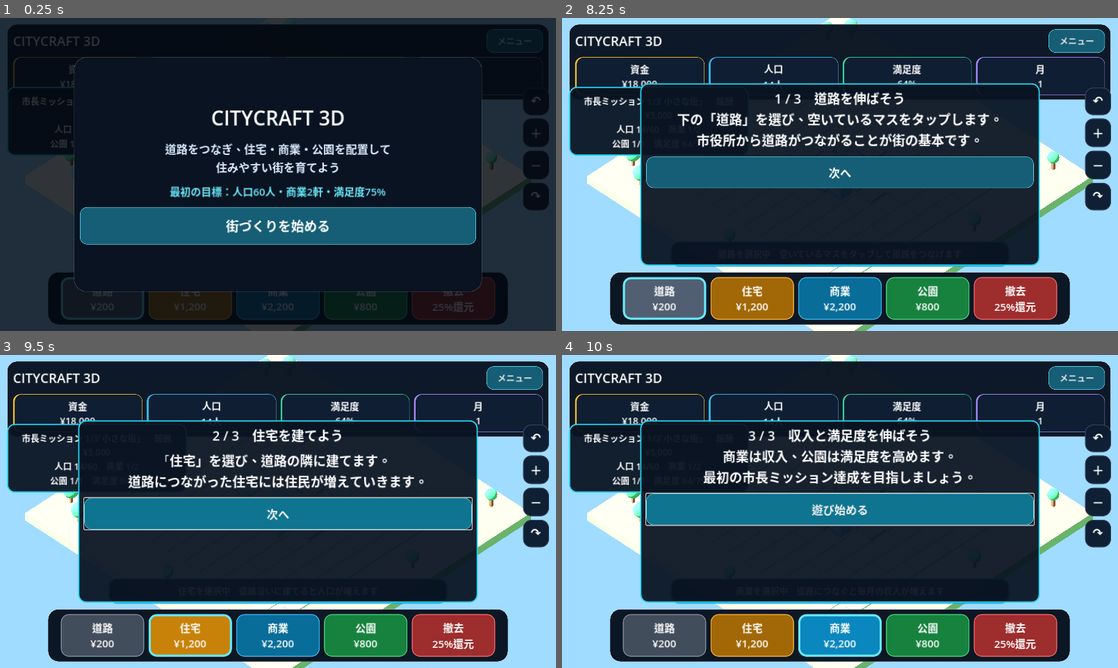
Above: before the commit, frames 1-4 (two rows, left to right).
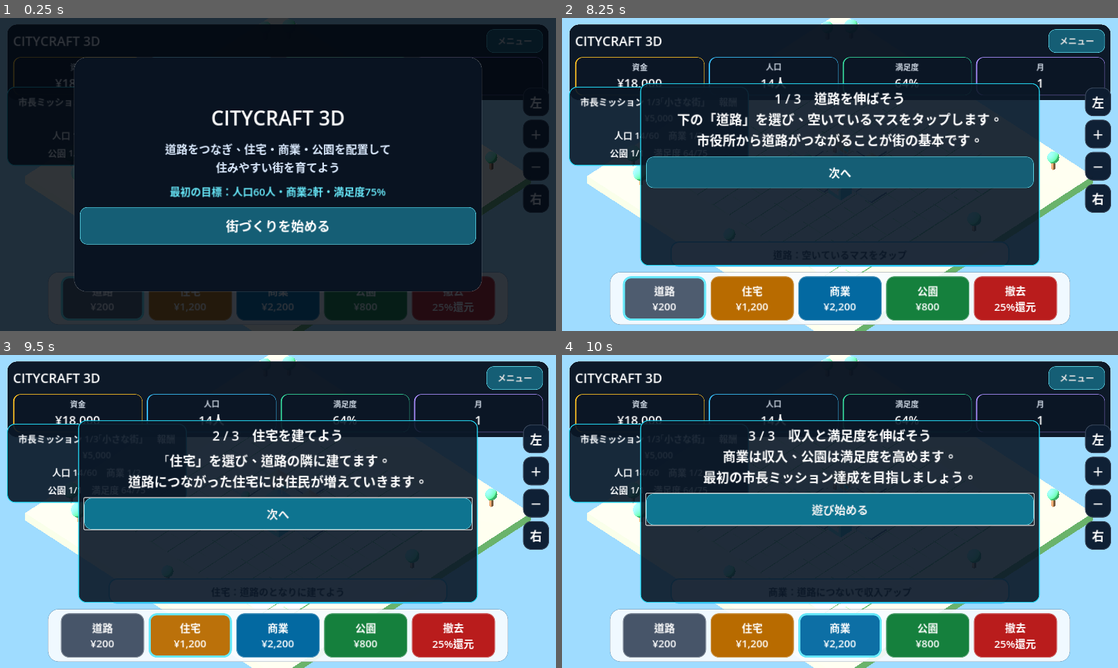
Above: after the commit, the same moments.

Repository: kobitworks/autoai_poc
Game: Godot game, scene res://main.tscn
The game is run twice, just before and just after one commit, with the same random seed, the same clock (stepped at 60 frames per second) and the same inputs.
Inputs:
- Up to frame 1 (0.25 s): no input
- Up to frame 2 (8.25 s): click "↶" (after the commit: "左") at 0.5 s; click "↷" (after the commit: "右") at 1.25 s; click "道路 ¥200" at 2 s; click "住宅 ¥1,200" at 2.75 s; click "商業 ¥2,200" at 3.5 s; click "公園 ¥800" at 4.25 s; click "撤去 25%還元" at 5 s; click "メニュー" at 5.75 s; click "＋" at 6.5 s; click "－" at 7.25 s; click "街づくりを始める" at 8 s
- Up to frame 3 (9.5 s): click "次へ" at 8.75 s
- Up to frame 4 (10 s): click "次へ" at 9.5 s

The runs differ from the first frame. In frame 1, 3.2% of the frame differs, in the area x 1-99%, y 13-98%; in frame 2, 8.9%; in frame 3, 8.8%; in frame 4, 10%, in the area x 1-99%, y 12-98%.

Commit message:
Polish CityCraft mobile typography and panel contrast

Diff:
--- a/p021-game/sources/citycraft-3d-godot/main.gd
+++ b/p021-game/sources/citycraft-3d-godot/main.gd
@@ -585,10 +585,10 @@
 	population_label = _stat_label()
 	happiness_label = _stat_label()
 	month_label = _stat_label()
-	stats_row.add_child(_stat_card(money_label, Color("fbbf24")))
-	stats_row.add_child(_stat_card(population_label, Color("38bdf8")))
-	stats_row.add_child(_stat_card(happiness_label, Color("34d399")))
-	stats_row.add_child(_stat_card(month_label, Color("a78bfa")))
+	stats_row.add_child(_stat_card("資金", money_label, Color("fbbf24")))
+	stats_row.add_child(_stat_card("人口", population_label, Color("38bdf8")))
+	stats_row.add_child(_stat_card("満足度", happiness_label, Color("34d399")))
+	stats_row.add_child(_stat_card("月", month_label, Color("a78bfa")))
 
 	# Compact progress card. It no longer occupies a large block of the playfield.
 	mission_panel = PanelContainer.new()
@@ -601,8 +601,9 @@
 	mission_label.horizontal_alignment = HORIZONTAL_ALIGNMENT_CENTER
 	mission_label.vertical_alignment = VERTICAL_ALIGNMENT_CENTER
 	mission_label.autowrap_mode = TextServer.AUTOWRAP_WORD_SMART
-	mission_label.add_theme_color_override("font_color", Color.WHITE)
+	mission_label.add_theme_color_override("font_color", Color("f8fafc"))
 	mission_label.add_theme_font_size_override("font_size", 22)
+	mission_label.add_theme_constant_override("line_spacing", 8)
 	mission_panel.add_child(mission_label)
 
 	# Camera controls are kept away from the building bar.
@@ -612,10 +613,10 @@
 	camera_panel.add_theme_constant_override("separation", 8)
 	layer.add_child(camera_panel)
 	for spec in [
-		["↶", Callable(self, "_rotate_left")],
+		["左", Callable(self, "_rotate_left")],
 		["＋", Callable(self, "_zoom_in")],
 		["－", Callable(self, "_zoom_out")],
-		["↷", Callable(self, "_rotate_right")]
+		["右", Callable(self, "_rotate_right")]
 	]:
 		var b := Button.new()
 		b.text = spec[0]
@@ -632,13 +633,13 @@
 	help_panel = PanelContainer.new()
 	help_panel.theme = ui_theme
 	help_panel.set_anchors_preset(Control.PRESET_CENTER_BOTTOM)
-	help_panel.add_theme_stylebox_override("panel", _accent_panel_style(Color("0ea5e9")))
+	help_panel.add_theme_stylebox_override("panel", _light_info_panel_style(Color("38bdf8")))
 	layer.add_child(help_panel)
 
 	help_label = Label.new()
 	help_label.horizontal_alignment = HORIZONTAL_ALIGNMENT_CENTER
 	help_label.vertical_alignment = VERTICAL_ALIGNMENT_CENTER
-	help_label.add_theme_color_override("font_color", Color.WHITE)
+	help_label.add_theme_color_override("font_color", Color("0f172a"))
 	help_label.add_theme_font_size_override("font_size", 22)
 	help_panel.add_child(help_label)
 
@@ -646,7 +647,7 @@
 	dock_panel = PanelContainer.new()
 	dock_panel.theme = ui_theme
 	dock_panel.set_anchors_preset(Control.PRESET_CENTER_BOTTOM)
-	dock_panel.add_theme_stylebox_override("panel", _panel_style(Color(0.035, 0.075, 0.13, 0.98), 24))
+	dock_panel.add_theme_stylebox_override("panel", _light_dock_style())
 	layer.add_child(dock_panel)
 
 	dock_container = HBoxContainer.new()
@@ -655,11 +656,11 @@
 	dock_panel.add_child(dock_container)
 
 	var tools := [
-		["road", "道路\n¥200", Color("64748b")],
-		["home", "住宅\n¥1,200", Color("f59e0b")],
-		["shop", "商業\n¥2,200", Color("0ea5e9")],
-		["park", "公園\n¥800", Color("22c55e")],
-		["bulldoze", "撤去\n25%還元", Color("ef4444")]
+		["road", "道路\n¥200", Color("475569")],
+		["home", "住宅\n¥1,200", Color("b86b00")],
+		["shop", "商業\n¥2,200", Color("0369a1")],
+		["park", "公園\n¥800", Color("15803d")],
+		["bulldoze", "撤去\n25%還元", Color("b91c1c")]
 	]
 	for spec in tools:
 		var button := Button.new()
@@ -855,16 +856,31 @@
 	label.size_flags_horizontal = Control.SIZE_EXPAND_FILL
 	label.horizontal_alignment = HORIZONTAL_ALIGNMENT_CENTER
 	label.vertical_alignment = VERTICAL_ALIGNMENT_CENTER
-	label.add_theme_font_size_override("font_size", 22)
+	label.add_theme_font_size_override("font_size", 28)
 	label.add_theme_color_override("font_color", Color.WHITE)
 	return label
 
-func _stat_card(label: Label, accent: Color) -> PanelContainer:
+
+func _stat_card(title: String, value_label: Label, accent: Color) -> PanelContainer:
 	var card := PanelContainer.new()
 	card.size_flags_horizontal = Control.SIZE_EXPAND_FILL
 	card.add_theme_stylebox_override("panel", _status_card_style(accent))
-	card.add_child(label)
+
+	var box := VBoxContainer.new()
+	box.alignment = BoxContainer.ALIGNMENT_CENTER
+	box.add_theme_constant_override("separation", 2)
+	card.add_child(box)
+
+	var caption := Label.new()
+	caption.text = title
+	caption.horizontal_alignment = HORIZONTAL_ALIGNMENT_CENTER
+	caption.add_theme_font_size_override("font_size", 18)
+	caption.add_theme_color_override("font_color", Color("cbd5e1"))
+	box.add_child(caption)
+
+	box.add_child(value_label)
 	return card
+
 
 func _panel_style(color: Color, radius: int) -> StyleBoxFlat:
 	var style := StyleBoxFlat.new()
@@ -885,25 +901,57 @@
 	return style
 
 func _status_card_style(accent: Color) -> StyleBoxFlat:
-	var style := _panel_style(Color(0.06, 0.12, 0.20, 0.98), 16)
-	style.border_width_left = 4
+	var style := _panel_style(Color(0.045, 0.085, 0.145, 0.97), 16)
+	style.border_width_left = 3
+	style.border_width_top = 1
+	style.border_width_right = 1
+	style.border_width_bottom = 1
 	style.border_color = accent
 	style.content_margin_top = 8
 	style.content_margin_bottom = 8
 	return style
 
+
 func _accent_panel_style(accent: Color) -> StyleBoxFlat:
-	var style := _panel_style(Color(0.035, 0.075, 0.13, 0.94), 18)
+	var style := _panel_style(Color(0.04, 0.09, 0.15, 0.91), 18)
+	style.border_width_left = 2
+	style.border_width_right = 2
+	style.border_width_top = 2
+	style.border_width_bottom = 2
+	style.border_color = accent
+	return style
+
+
+func _light_info_panel_style(accent: Color) -> StyleBoxFlat:
+	var style := _panel_style(Color(0.97, 0.985, 1.0, 0.94), 18)
 	style.border_width_left = 3
 	style.border_width_right = 3
 	style.border_width_top = 3
 	style.border_width_bottom = 3
 	style.border_color = accent
+	style.content_margin_left = 18
+	style.content_margin_right = 18
+	style.content_margin_top = 10
+	style.content_margin_bottom = 10
+	return style
+
+
+func _light_dock_style() -> StyleBoxFlat:
+	var style := _panel_style(Color(0.97, 0.985, 1.0, 0.92), 24)
+	style.border_width_left = 1
+	style.border_width_right = 1
+	style.border_width_top = 1
+	style.border_width_bottom = 1
+	style.border_color = Color(0.15, 0.23, 0.34, 0.22)
+	style.content_margin_left = 10
+	style.content_margin_right = 10
+	style.content_margin_top = 10
+	style.content_margin_bottom = 10
 	return style
 
 func _tool_button_style(color: Color, selected: bool) -> StyleBoxFlat:
 	var style := StyleBoxFlat.new()
-	style.bg_color = color.darkened(0.18 if selected else 0.34)
+	style.bg_color = color.lightened(0.04) if selected else color
 	var radius := 18
 	style.corner_radius_top_left = radius
 	style.corner_radius_top_right = radius
@@ -914,7 +962,7 @@
 	style.border_width_top = width
 	style.border_width_right = width
 	style.border_width_bottom = width
-	style.border_color = Color("67e8f9") if selected else color.lightened(0.18)
+	style.border_color = Color("67e8f9") if selected else color.lightened(0.30)
 	style.content_margin_left = 12
 	style.content_margin_right = 12
 	style.content_margin_top = 12
@@ -965,31 +1013,31 @@
 		mission_complete_panel.offset_bottom = 240
 
 		ui_theme.default_font_size = 30
-		title_label.add_theme_font_size_override("font_size", 42)
+		title_label.add_theme_font_size_override("font_size", 38)
 		for label in [money_label, population_label, happiness_label, month_label]:
-			label.add_theme_font_size_override("font_size", 34)
-		mission_label.add_theme_font_size_override("font_size", 30)
-		help_label.add_theme_font_size_override("font_size", 30)
+			label.add_theme_font_size_override("font_size", 40)
+		mission_label.add_theme_font_size_override("font_size", 29)
+		help_label.add_theme_font_size_override("font_size", 32)
 		toast_label.add_theme_font_size_override("font_size", 28)
 
 		top_panel.offset_left = 12
 		top_panel.offset_top = 12
 		top_panel.offset_right = -12
-		top_panel.offset_bottom = 224
+		top_panel.offset_bottom = 250
 		menu_button.custom_minimum_size = Vector2(190, 64)
 		menu_button.add_theme_font_size_override("font_size", 28)
 
 		mission_panel.set_anchors_preset(Control.PRESET_CENTER_TOP, false)
 		mission_panel.offset_left = -570
 		mission_panel.offset_right = 570
-		mission_panel.offset_top = 238
-		mission_panel.offset_bottom = 390
+		mission_panel.offset_top = 264
+		mission_panel.offset_bottom = 438
 
 		camera_panel.set_anchors_preset(Control.PRESET_TOP_RIGHT, false)
 		camera_panel.offset_left = -90
 		camera_panel.offset_right = -16
-		camera_panel.offset_top = 370
-		camera_panel.offset_bottom = 730
+		camera_panel.offset_top = 452
+		camera_panel.offset_bottom = 812
 		for button in camera_buttons:
 			button.custom_minimum_size = Vector2(72, 72)
 			button.add_theme_font_size_override("font_size", 36)
@@ -997,8 +1045,8 @@
 		help_panel.set_anchors_preset(Control.PRESET_CENTER_BOTTOM, false)
 		help_panel.offset_left = -560
 		help_panel.offset_right = 560
-		help_panel.offset_top = -304
-		help_panel.offset_bottom = -220
+		help_panel.offset_top = -318
+		help_panel.offset_bottom = -224
 
 		dock_panel.set_anchors_preset(Control.PRESET_CENTER_BOTTOM, false)
 		dock_panel.offset_left = -620
@@ -1007,8 +1055,8 @@
 		dock_panel.offset_bottom = -16
 		for key in tool_buttons.keys():
 			var tool_button: Button = tool_buttons[key]
-			tool_button.custom_minimum_size = Vector2(232, 146)
-			tool_button.add_theme_font_size_override("font_size", 34)
+			tool_button.custom_minimum_size = Vector2(232, 152)
+			tool_button.add_theme_font_size_override("font_size", 38)
 
 		menu_panel.offset_left = -500
 		menu_panel.offset_right = -16
@@ -1040,9 +1088,9 @@
 		ui_theme.default_font_size = 20
 		title_label.add_theme_font_size_override("font_size", 30)
 		for label in [money_label, population_label, happiness_label, month_label]:
-			label.add_theme_font_size_override("font_size", 22)
-		mission_label.add_theme_font_size_override("font_size", 20)
-		help_label.add_theme_font_size_override("font_size", 20)
+			label.add_theme_font_size_override("font_size", 28)
+		mission_label.add_theme_font_size_override("font_size", 21)
+		help_label.add_theme_font_size_override("font_size", 22)
 		toast_label.add_theme_font_size_override("font_size", 20)
 
 		top_panel.offset_left = 16
@@ -1106,11 +1154,11 @@
 		b.add_theme_stylebox_override("focus", _tool_button_style(color, active))
 
 	var help := {
-		"road": "道路を選択中　空いているマスをタップして道路をつなげます",
-		"home": "住宅を選択中　道路沿いに建てると人口が増えます",
-		"shop": "商業を選択中　道路につなぐと毎月の収入が増えます",
-		"park": "公園を選択中　周辺住宅の満足度を上げます",
-		"bulldoze": "撤去を選択中　撤去したい建物や道路をタップします"
+		"road": "道路：空いているマスをタップ",
+		"home": "住宅：道路のとなりに建てよう",
+		"shop": "商業：道路につないで収入アップ",
+		"park": "公園：住宅の近くで満足度アップ",
+		"bulldoze": "撤去：消したい建物をタップ"
 	}
 	if help_label:
 		help_label.text = help.get(tool, "")
@@ -1122,10 +1170,10 @@
 	if not money_label:
 		return
 
-	money_label.text = "資金\n%s¥%s" % ["-" if money < 0 else "", _comma(abs(money))]
-	population_label.text = "人口\n%s人" % _comma(population)
-	happiness_label.text = "満足度\n%d%%" % happiness
-	month_label.text = "月\n%d" % month
+	money_label.text = "%s¥%s" % ["-" if money < 0 else "", _comma(abs(money))]
+	population_label.text = "%s人" % _comma(population)
+	happiness_label.text = "%d%%" % happiness
+	month_label.text = "%d" % month
 
 	var c := _counts()
 	if mission_stage <= 3:
